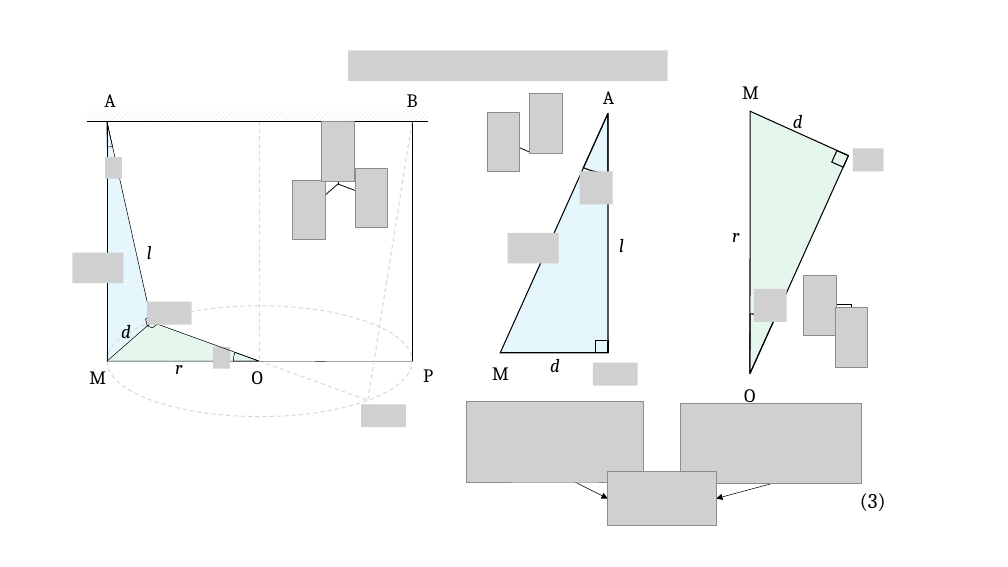
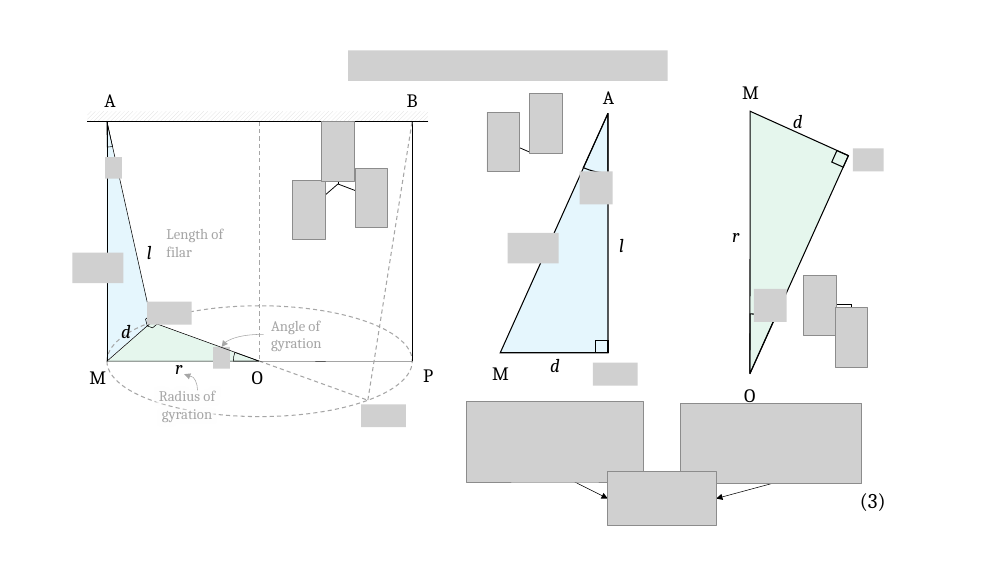
Before and after one commit to abc8747/ibo, a slide deck: slide 2 of symbol.pptx. Drawn at 1008x567 pixels with LibreOffice and Linux fonts; fonts in the diff are those of the drawing; grey boxes stand for pictures. Boxes give left, top, right and bottom in pixels: in the first picture for what was removed or moved away, otherwise in the second. Text is boxed around its words. In the diff, an @@ line names an element or a change of style, - is before the commit and + after.

```diff
--- a/symbol.pptx
+++ b/symbol.pptx
@@ line (259, 122) - (259, 361): stroke #D9D9D9 1 pt dashed to #A6A6A6 1 pt dashed @@
@@ line (368, 400) - (412, 122): stroke #D9D9D9 1 pt dashed to #A6A6A6 1 pt dashed @@
@@ text added at (166,229,223,257), 14 pt, text #A6A6A6 @@
+Length of filar
@@ ellipse at (107,306,412,417): outline #D9D9D9 1 pt dashed to #A6A6A6 1 pt dashed @@
@@ text added at (271,321,321,351), 14 pt, text #A6A6A6 @@
+Angle of gyration
@@ curved arrow added from (264, 334) to (222, 347), #A6A6A6 0.5 pt @@
@@ text added at (159,387,215,422), 14 pt, text #A6A6A6 @@
+Radius of gyration
@@ curved arrow added from (197, 390) to (185, 374), #A6A6A6 0.5 pt @@
@@ line (259, 361) - (368, 400): stroke #D9D9D9 1 pt dashed to #A6A6A6 1 pt dashed @@
```
Also in this commit, not shown: 6 other slides changed, 1 slide added, 3 other files.
